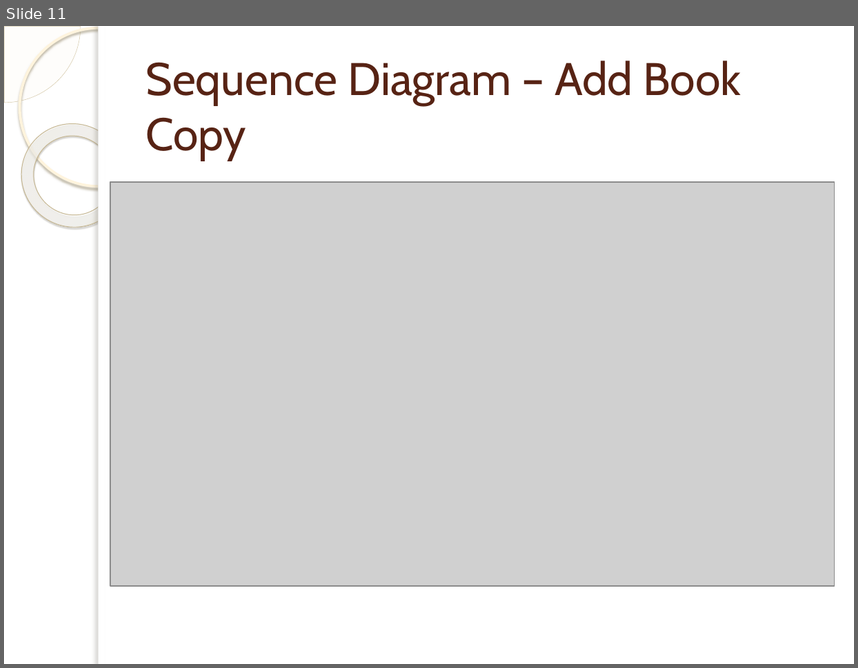
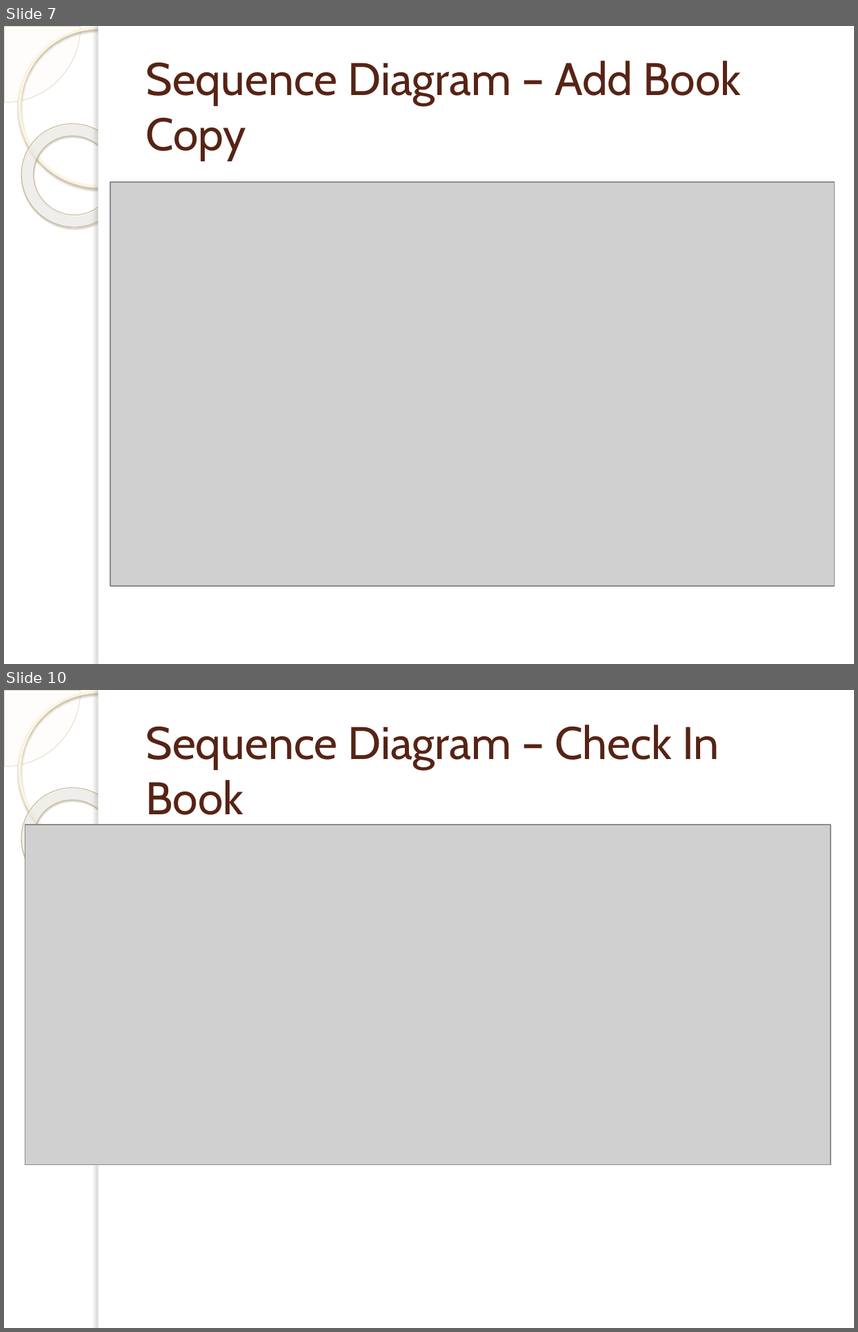
Before and after one commit to memiwo/library-management, a slide deck: docs/Library Management System.pptx. Shown one above the other, each under a label of ours: slide 11 before the commit, slides 7 and 10 after it; the slides between them are not shown. The pictures are 858x668 and 858x1332 pixels, drawn with LibreOffice and Linux fonts; fonts in the diff are those of the drawing; grey boxes stand for pictures; background and template pictures are left out. Boxes give left, top, right and bottom in pixels: in the first picture for what was removed or moved away, otherwise in the second. Text is boxed around its words. In the diff, an @@ line names an element or a change of style, - is before the commit and + after.

Commit message:
remove backbutton in searchbook, updated the sequence diagrams and presentation slide

```diff
--- a/docs/Library Management System.pptx
+++ b/docs/Library Management System.pptx
@@ slide 10 added at (x1=4, y1=690, x2=854, y2=1328), background picture (left out); not listed: 5 template elements that a slide beside it also shows @@
@@ title added at (x1=146, y1=724, x2=719, y2=815), 38.7 pt, text #572314 @@
+Sequence Diagram – Check In Book
@@ picture added at (x1=25, y1=825, x2=831, y2=1164) @@
@@ what was slide 11 is now slide 7 @@
```
Also in this commit, not shown: 6 slides changed, 3 other slides added, 8 other files.
